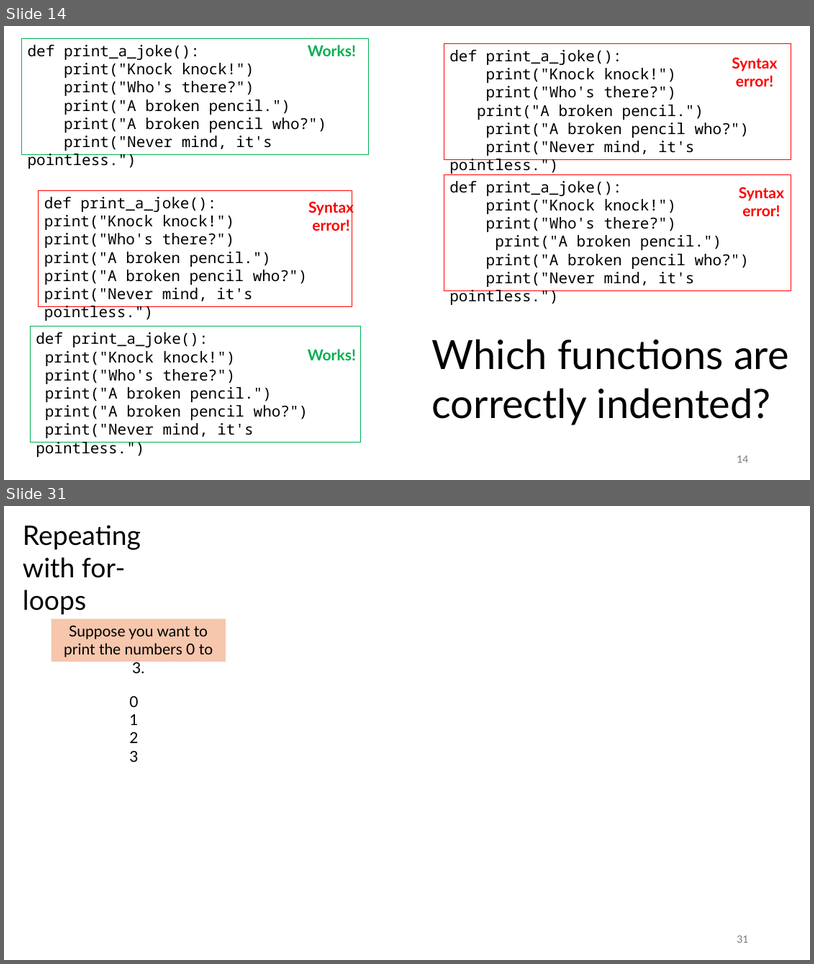
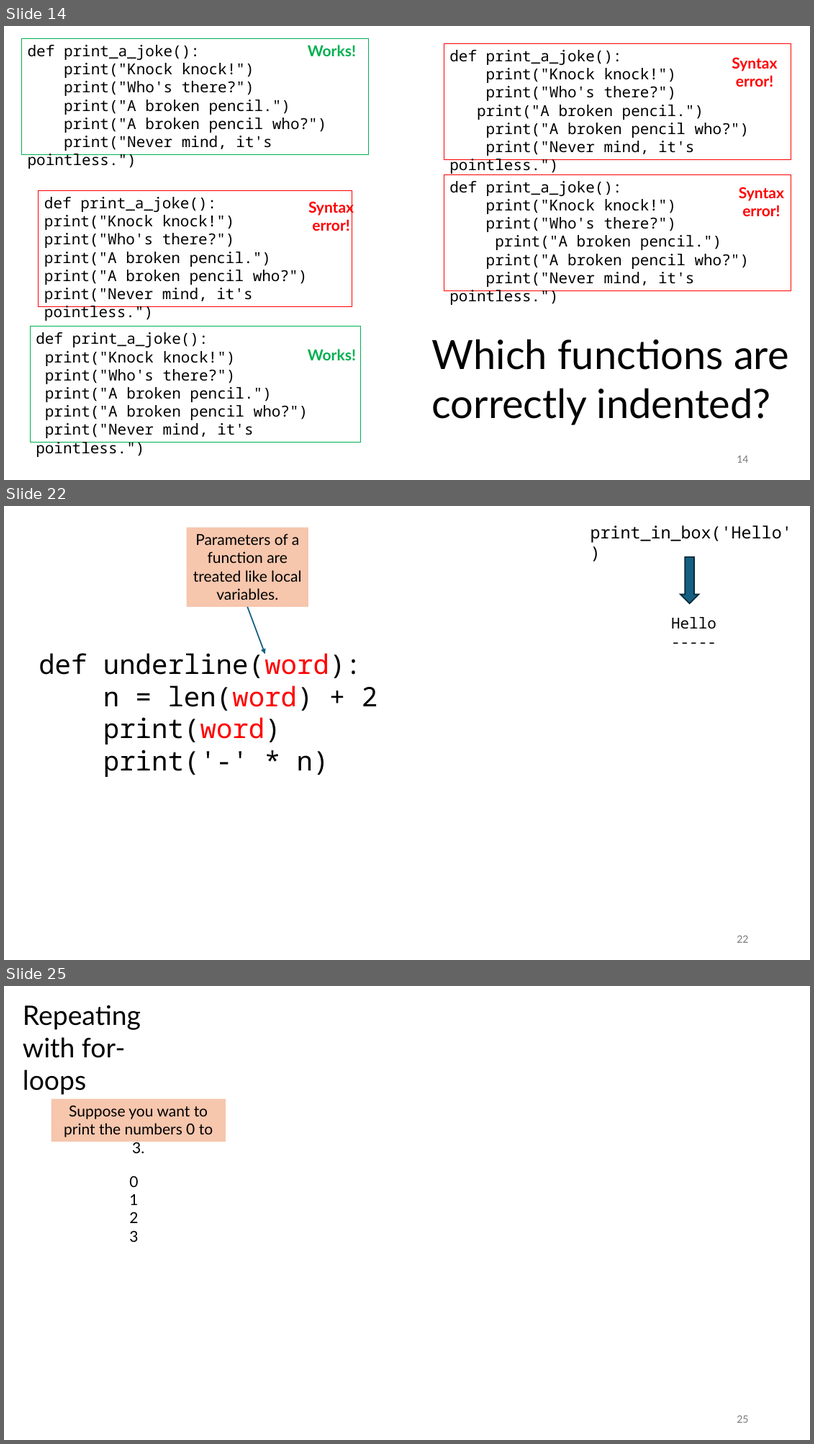
Before and after one commit to tjd1234/cmpt120spring2026, a slide deck: lecture_notes/chapter3/chapter3.pptx. Shown one above the other, each under a label of ours: slides 14 and 31 before the commit, slides 14, 22 and 25 after it; the slides between them are not shown. The pictures are 814x964 and 814x1444 pixels, drawn with LibreOffice and Linux fonts; fonts in the diff are those of the drawing. Boxes give left, top, right and bottom in pixels: in the first picture for what was removed or moved away, otherwise in the second. Text is boxed around its words. In the diff, an @@ line names an element or a change of style, - is before the commit and + after.

```diff
--- a/lecture_notes/chapter3/chapter3.pptx
+++ b/lecture_notes/chapter3/chapter3.pptx
@@ slide 22 added at box(4, 506, 810, 960), background #FFFFFF @@
@@ rectangle added at box(187, 527, 309, 606), fill #F6C6AD, 18 pt, text #000000 @@
+Parameters of a function are treated like local variables.
@@ text added at box(591, 525, 792, 543), 20 pt, text #000000 @@
+print_in_box('Hello')
@@ down arrow added at box(681, 557, 700, 603), fill #156082, outline #092A39 1.5 pt @@
@@ arrow added from (248, 607) to (265, 654), #156082 1.5 pt @@
@@ text added at box(671, 617, 717, 629), 18 pt, text #000000 @@
+Hello
+-----
@@ text added at box(39, 649, 378, 777), 32 pt, text #000000 @@
+def underline(word):
+n = len(word) + 2
+print(word)
+print('-' * n)
@@ page number added at box(737, 935, 748, 942), 12 pt, text #797979 @@
+22
@@ what was slide 31 is now slide 25 @@
@@ page number at box(737, 1415, 748, 1422): text changed @@
-31
+25
```
Also in this commit, not shown: 5 slides changed, 4 other slides added, 11 slides removed, 1 other file.
